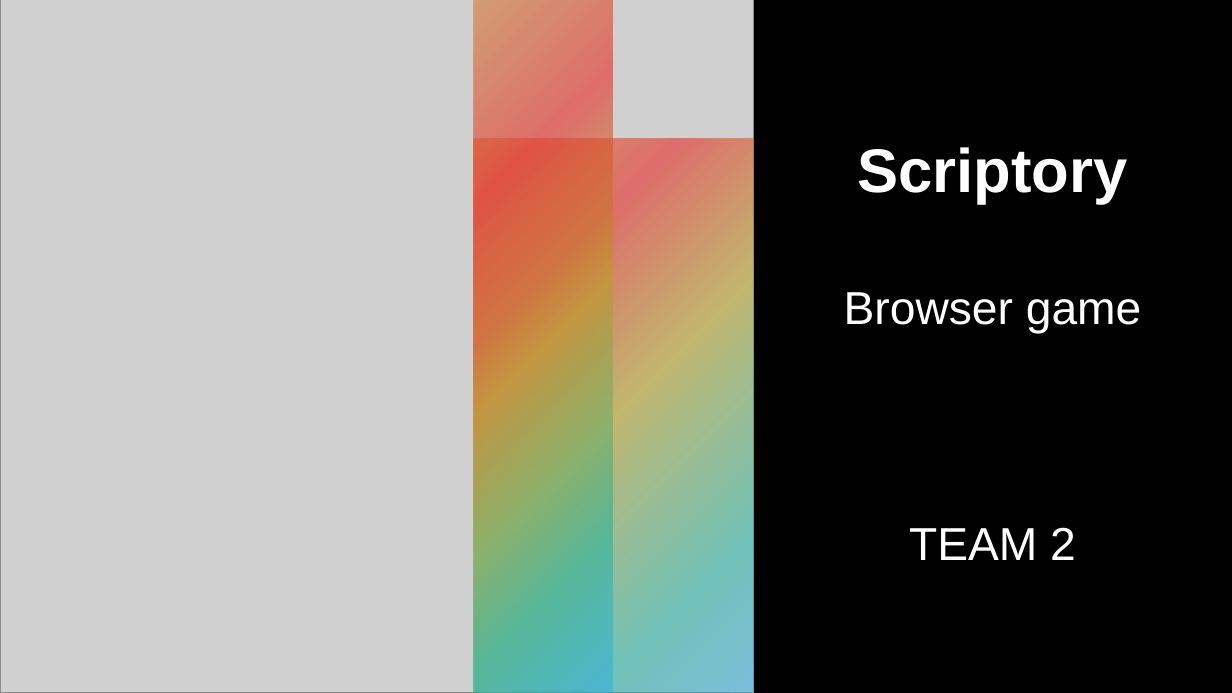
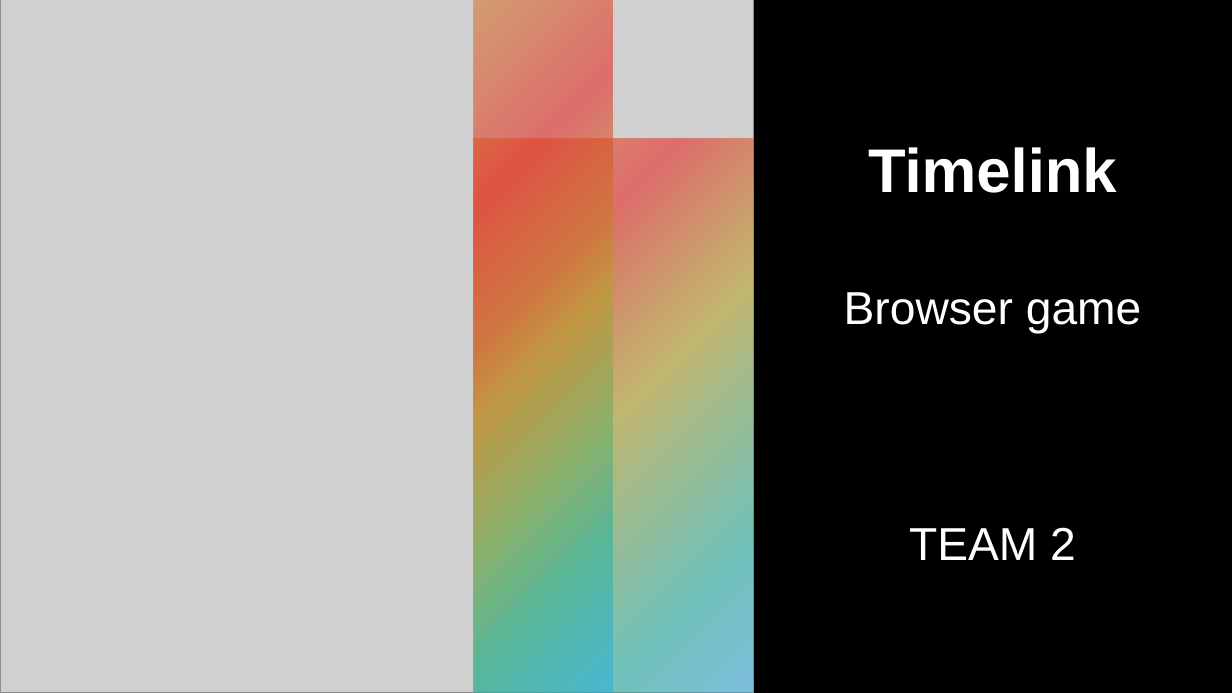
Before and after one commit to stabjana/team2, a slide deck: slide 1 of project_design/Project_presentation_v1.pptx. Drawn at 1232x693 pixels with LibreOffice and Linux fonts; fonts in the diff are those of the drawing; grey boxes stand for pictures. Boxes give left, top, right and bottom in pixels: in the first picture for what was removed or moved away, otherwise in the second. Text is boxed around its words. In the diff, an @@ line names an element or a change of style, - is before the commit and + after.

```diff
--- a/project_design/Project_presentation_v1.pptx
+++ b/project_design/Project_presentation_v1.pptx
@@ title at box(844, 147, 1142, 334): text changed @@
-Scriptory
-Browser game
+Timelink
+Browser game
```
Also in this commit, not shown: 1 other slide changed.
